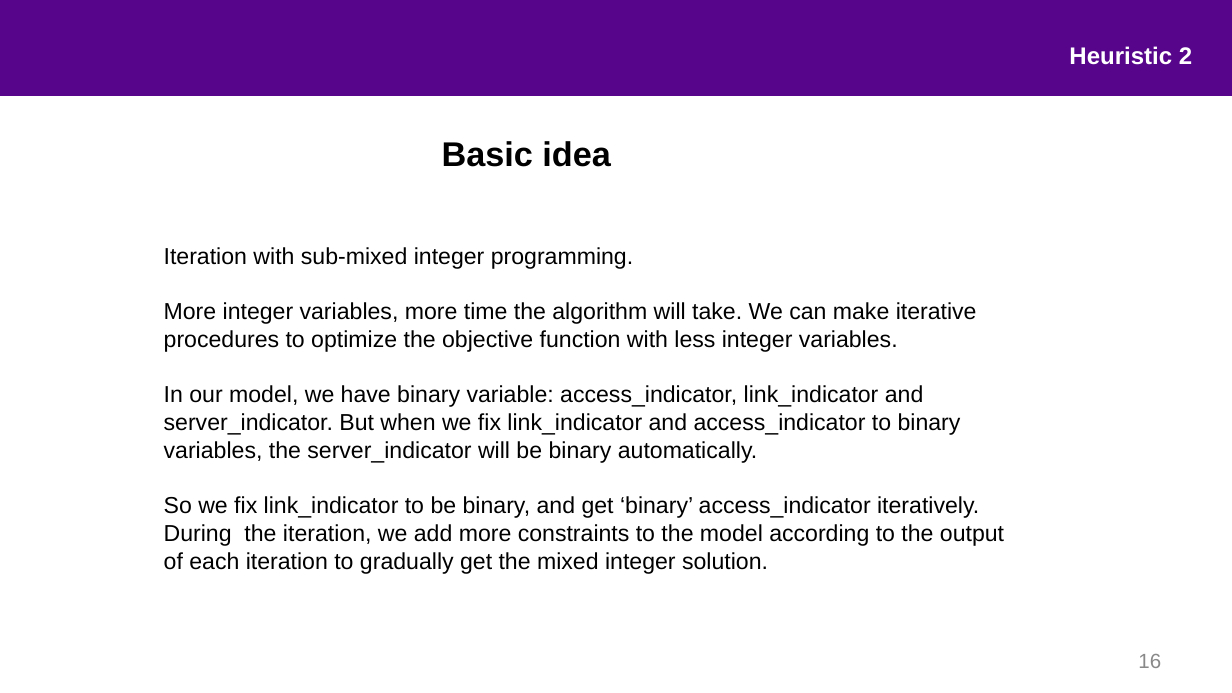
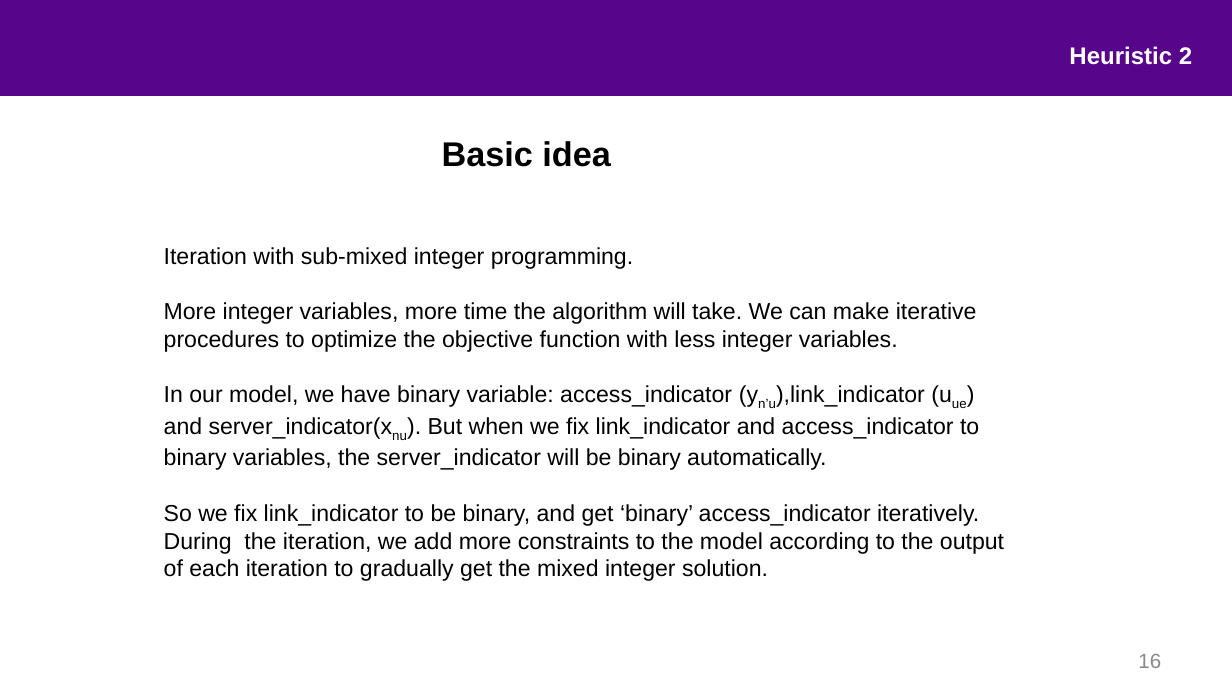
Before and after one commit to mustafafu/mec_request_routing, a slide deck: slide 16 of common_script/FinalPresentation.pptx. Drawn at 1232x693 pixels with LibreOffice and Linux fonts; fonts in the diff are those of the drawing; background and template pictures are left out. Boxes give left, top, right and bottom in pixels: in the first picture for what was removed or moved away, otherwise in the second. Text is boxed around its words. In the diff, an @@ line names an element or a change of style, - is before the commit and + after.

```diff
--- a/common_script/FinalPresentation.pptx
+++ b/common_script/FinalPresentation.pptx
@@ text at bbox=[164, 385, 979, 470]: text changed @@
-In our model, we have binary variable: access_indicator, link_indicator and server_indicator. But when we fix link_indicator and access_indicator to binary variables, the server_indicator will be binary automatically.
+In our model, we have binary variable: access_indicator (yn’u),link_indicator (uue) and server_indicator(xnu). But when we fix link_indicator and access_indicator to binary variables, the server_indicator will be binary automatically.
```
Also in this commit, not shown: 2 other slides changed, 1 slide added.
